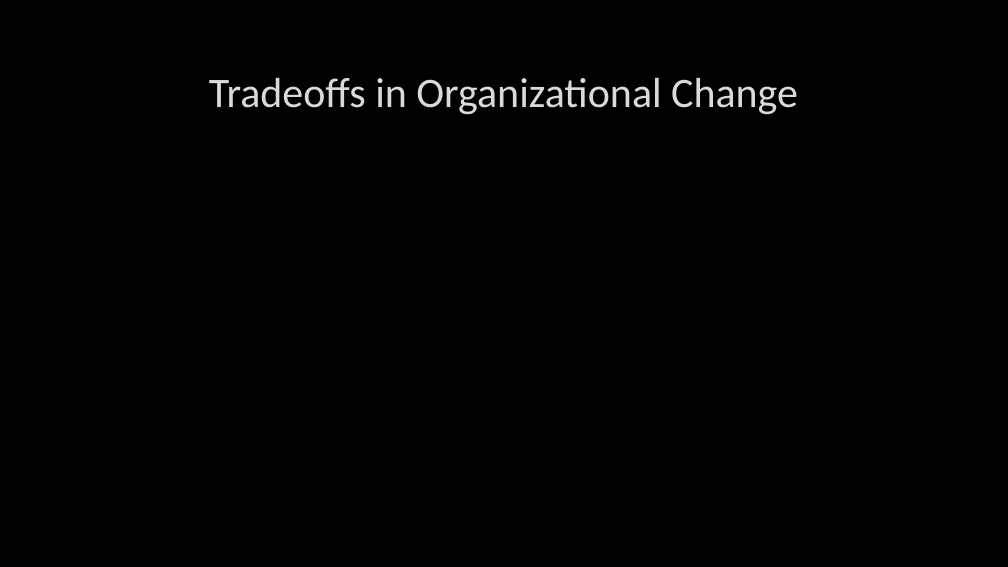
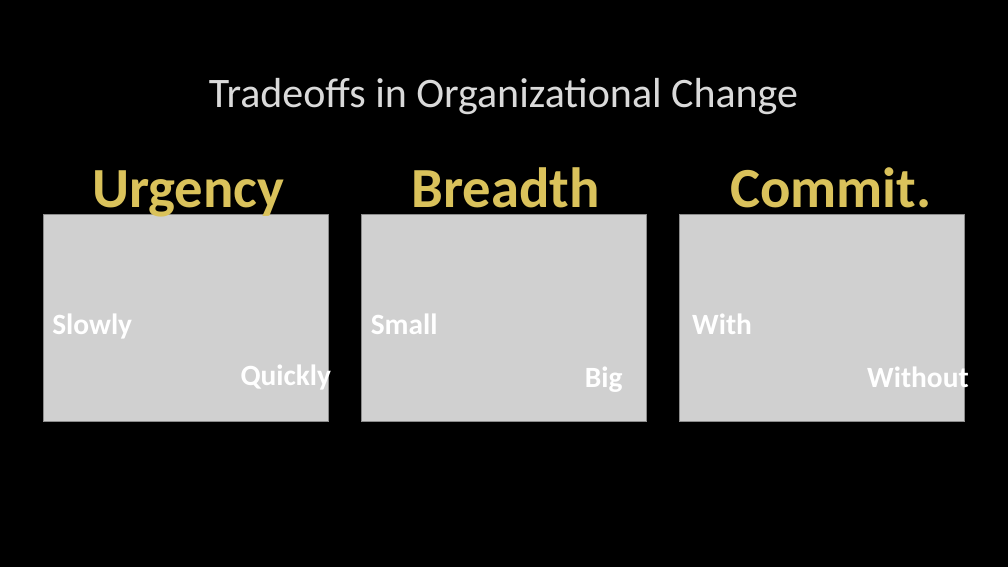
Before and after one commit to jugisahunk/presentations, a slide deck: slide 11 of tortoise-and-hare/tortoise-and-hare.pptx. Drawn at 1008x567 pixels with LibreOffice and Linux fonts; fonts in the diff are those of the drawing; grey boxes stand for pictures; background and template pictures are left out. Boxes give left, top, right and bottom in pixels: in the first picture for what was removed or moved away, otherwise in the second. Text is boxed around its words. In the diff, an @@ line names an element or a change of style, - is before the commit and + after.

```diff
--- a/tortoise-and-hare/tortoise-and-hare.pptx
+++ b/tortoise-and-hare/tortoise-and-hare.pptx
@@ text added at box(92, 170, 284, 221), 54 pt, text #DAC25B, bold @@
+Urgency
@@ text added at box(412, 167, 600, 221), 54 pt, text #DAC25B, bold @@
+Breadth
@@ text added at box(730, 167, 931, 221), 54 pt, text #DAC25B, bold @@
+Commit.
@@ picture added at box(43, 215, 329, 422) @@
@@ picture added at box(361, 215, 647, 422) @@
@@ picture added at box(679, 215, 965, 422) @@
@@ text added at box(52, 314, 132, 338), 28 pt, text #FFFFFF, bold @@
+Slowly
@@ text added at box(371, 314, 438, 334), 28 pt, text #FFFFFF, bold @@
+Small
@@ text added at box(692, 314, 752, 334), 28 pt, text #FFFFFF, bold @@
+With
@@ text added at box(241, 361, 332, 393), 28 pt, text #FFFFFF, bold @@
+Quickly
@@ text added at box(585, 367, 623, 392), 28 pt, text #FFFFFF, bold @@
+Big
@@ text added at box(867, 363, 968, 395), 28 pt, text #FFFFFF, bold @@
+Without
```
Also in this commit, not shown: 7 other slides changed, 3 other files.
